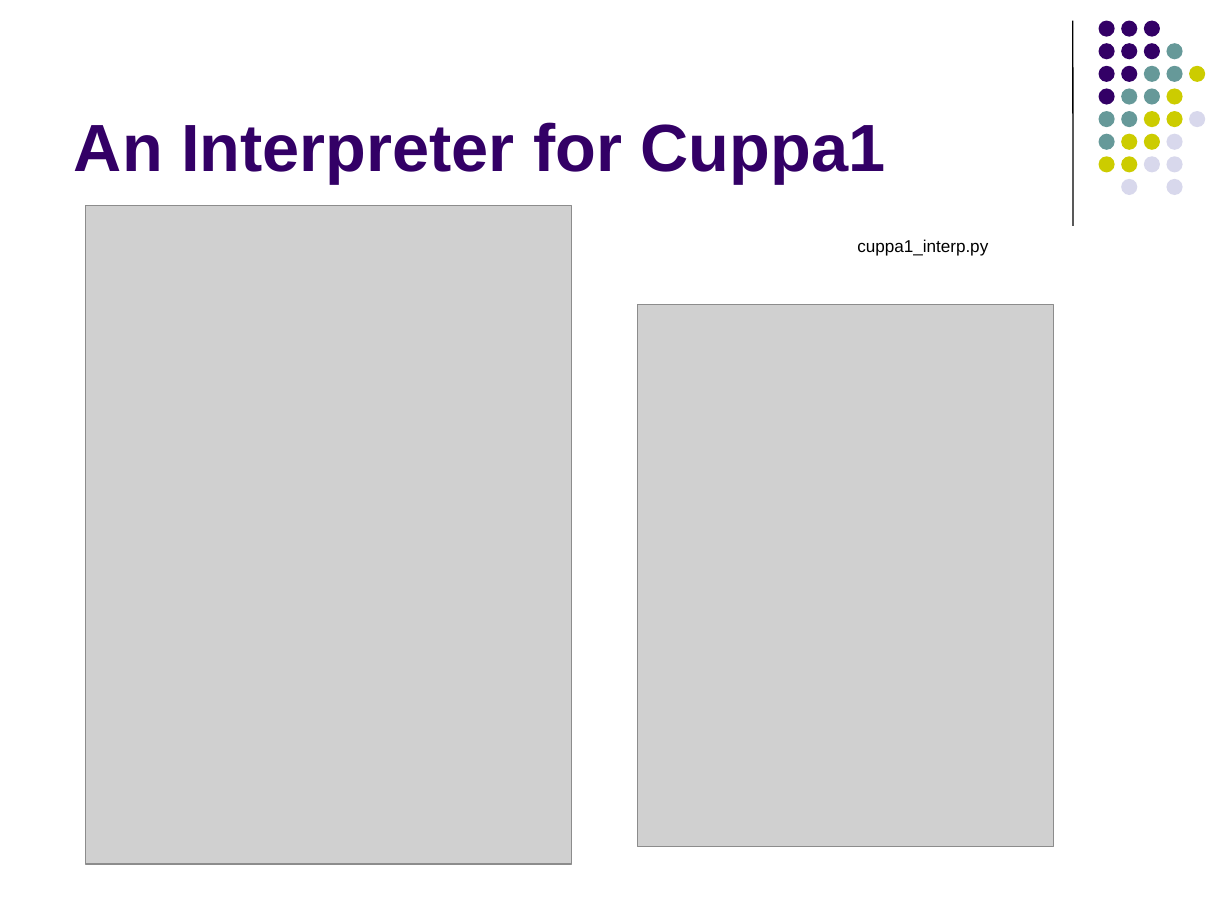
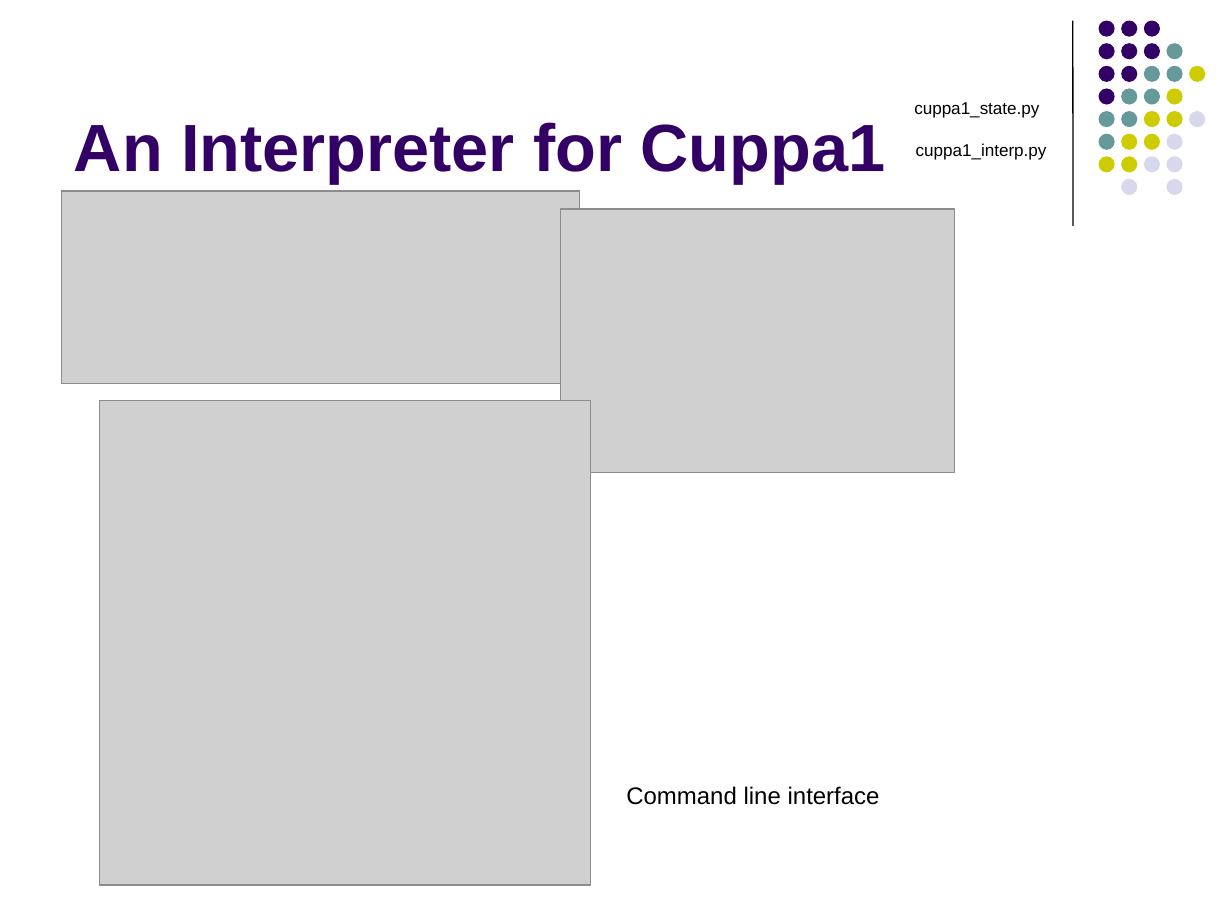
Before and after one commit to lutzhamel/CSC402, a slide deck: slide 11 of notes/csc402-ln006a.pptx. Drawn at 1232x924 pixels with LibreOffice and Linux fonts; fonts in the diff are those of the drawing; grey boxes stand for pictures. Boxes give left, top, right and bottom in pixels: in the first picture for what was removed or moved away, otherwise in the second. Text is boxed around its words. In the diff, an @@ line names an element or a change of style, - is before the commit and + after.

```diff
--- a/notes/csc402-ln006a.pptx
+++ b/notes/csc402-ln006a.pptx
@@ text added at [914, 102, 1039, 118], 10 pt, text #000000 @@
+cuppa1_state.py
@@ text "cuppa1_interp.py": place and size @@
-text "cuppa1_interp.py" at [857, 239, 988, 256]
+text "cuppa1_interp.py" at [916, 143, 1047, 160]
@@ picture added at [62, 191, 579, 383] @@
@@ picture added at [561, 209, 955, 473] @@
@@ picture removed at [637, 304, 1053, 846] @@
@@ picture: place and size @@
-picture at [86, 206, 572, 865]
+picture at [99, 400, 590, 885]
@@ text added at [626, 786, 880, 805], 14 pt, text #000000 @@
+Command line interface
```
Also in this commit, not shown: 15 other slides changed, 3 slides added, 2 slides removed, 2 other files.
